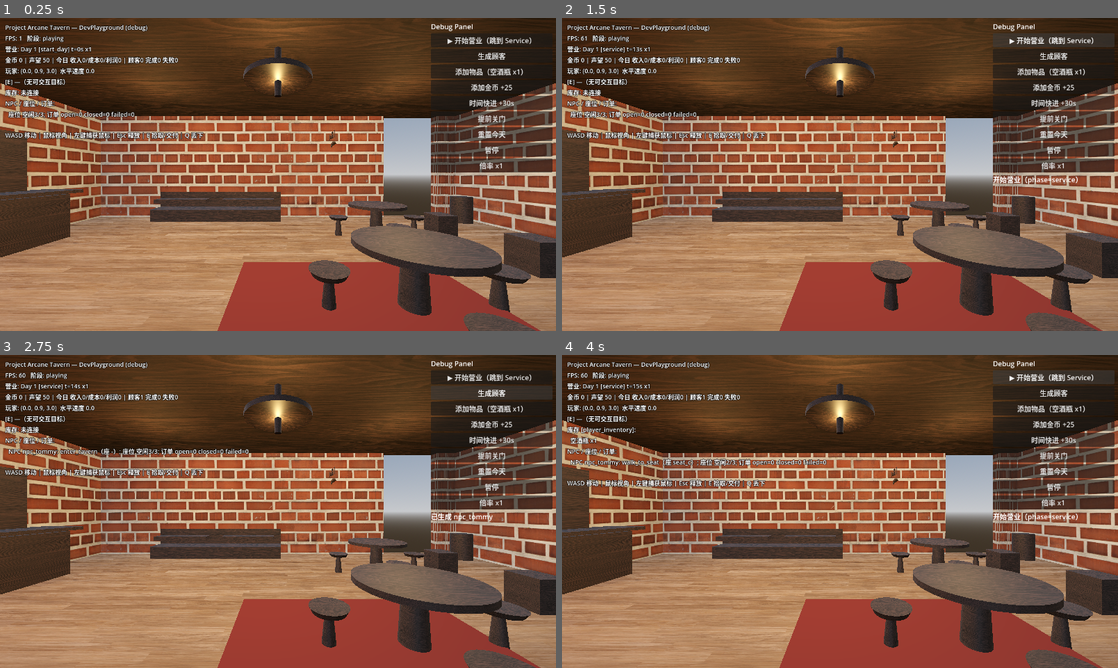
Above: before the commit, frames 1-4 (two rows, left to right).
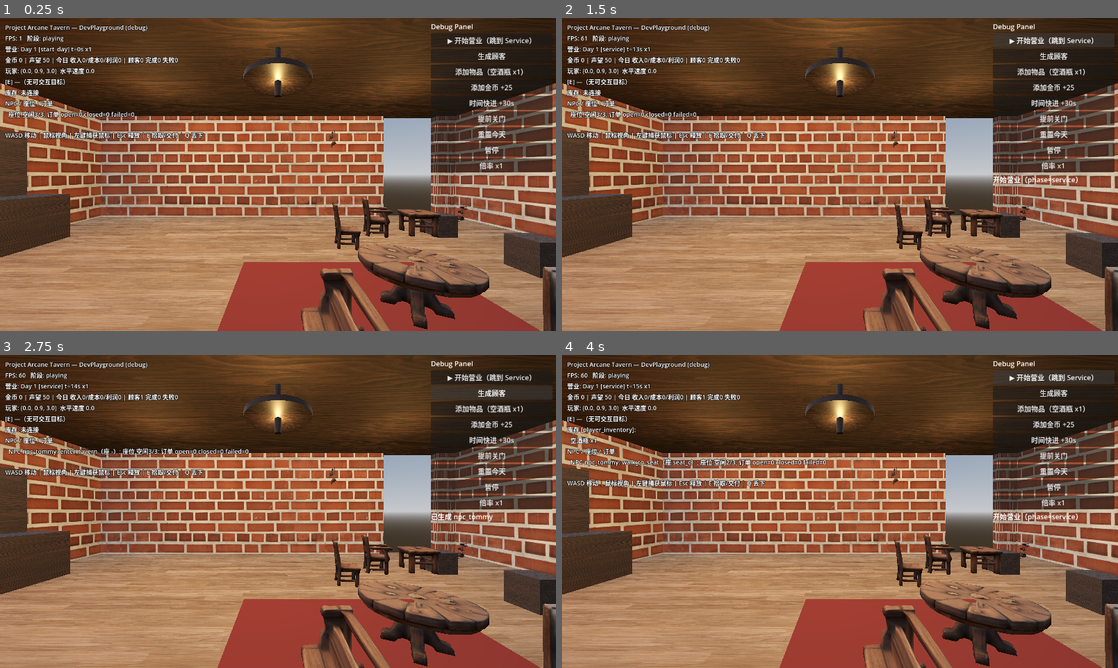
Above: after the commit, the same moments.

Repository: wangyuhao0831-max/-
Game: Godot game, scene res://game/scenes/tavern/tavern.tscn
The game is run twice, just before and just after one commit, with the same random seed, the same clock (stepped at 60 frames per second) and the same inputs.
Inputs:
- Up to frame 1 (0.25 s): no input
- Up to frame 2 (1.5 s): click "▶ 开始营业（跳到 Service）" at 0.5 s; click "▶ 开始营业（跳到 Service）" at 1.25 s
- Up to frame 3 (2.75 s): click "生成顾客" at 2 s
- Up to frame 4 (4 s): click "添加物品（空酒瓶 x1）" at 2.75 s; click "▶ 开始营业（跳到 Service）" at 3.5 s

The runs differ from the first frame. In frame 1, 12% of the frame differs, in the area x 0-100%, y 54-100%; in frame 2, 12%; in frame 3, 12%; in frame 4, 12%.

Commit message:
feat(tavern-props): use provided asset pack as scene furniture — split furniture parts (scaled x4) as 2 table clusters + chairs, and barrel mesh re-oriented to stand (X-90) as real-size barrels; keep visual-only

Diff:
--- a/game/scenes/tavern/tavern.tscn
+++ b/game/scenes/tavern/tavern.tscn
@@ -353,165 +353,69 @@
 mesh = ExtResource("m_sta")
 material_override = SubResource("MatStairs")
 
-[node name="TableA_Top" type="MeshInstance3D" parent="."]
-transform = Transform3D(1, 0, 0, 0, 1, 0, 0, 0, 1, 1.6, 0.78, 0.6)
-mesh = SubResource("MeshTableTop")
-material_override = SubResource("MatCounter")
-
-[node name="TableA_Leg" type="MeshInstance3D" parent="."]
-transform = Transform3D(1, 0, 0, 0, 1, 0, 0, 0, 1, 1.6, 0.36, 0.6)
-mesh = SubResource("MeshTablePedestal")
-material_override = SubResource("MatCounter")
-
-[node name="StoolA1" type="MeshInstance3D" parent="."]
-transform = Transform3D(1, 0, 0, 0, 1, 0, 0, 0, 1, 0.6, 0.21, 0.6)
-mesh = SubResource("MeshStoolBase")
-material_override = SubResource("MatCounter")
-
-[node name="StoolA1Seat" type="MeshInstance3D" parent="."]
-transform = Transform3D(1, 0, 0, 0, 1, 0, 0, 0, 1, 0.6, 0.455, 0.6)
-mesh = SubResource("MeshStoolSeat")
-material_override = SubResource("MatCounter")
-
-[node name="StoolA2" type="MeshInstance3D" parent="."]
-transform = Transform3D(1, 0, 0, 0, 1, 0, 0, 0, 1, 2.6, 0.21, 0.6)
-mesh = SubResource("MeshStoolBase")
-material_override = SubResource("MatCounter")
-
-[node name="StoolA2Seat" type="MeshInstance3D" parent="."]
-transform = Transform3D(1, 0, 0, 0, 1, 0, 0, 0, 1, 2.6, 0.455, 0.6)
-mesh = SubResource("MeshStoolSeat")
-material_override = SubResource("MatCounter")
-
-[node name="StoolA3" type="MeshInstance3D" parent="."]
-transform = Transform3D(1, 0, 0, 0, 1, 0, 0, 0, 1, 1.6, 0.21, 1.6)
-mesh = SubResource("MeshStoolBase")
-material_override = SubResource("MatCounter")
-
-[node name="StoolA3Seat" type="MeshInstance3D" parent="."]
-transform = Transform3D(1, 0, 0, 0, 1, 0, 0, 0, 1, 1.6, 0.455, 1.6)
-mesh = SubResource("MeshStoolSeat")
-material_override = SubResource("MatCounter")
-
-[node name="TableB_Top" type="MeshInstance3D" parent="."]
-transform = Transform3D(1, 0, 0, 0, 1, 0, 0, 0, 1, 2.6, 0.78, -2.4)
-mesh = SubResource("MeshTableTop")
-material_override = SubResource("MatCounter")
-
-[node name="TableB_Leg" type="MeshInstance3D" parent="."]
-transform = Transform3D(1, 0, 0, 0, 1, 0, 0, 0, 1, 2.6, 0.36, -2.4)
-mesh = SubResource("MeshTablePedestal")
-material_override = SubResource("MatCounter")
-
-[node name="StoolB1" type="MeshInstance3D" parent="."]
-transform = Transform3D(1, 0, 0, 0, 1, 0, 0, 0, 1, 1.6, 0.21, -2.4)
-mesh = SubResource("MeshStoolBase")
-material_override = SubResource("MatCounter")
-
-[node name="StoolB1Seat" type="MeshInstance3D" parent="."]
-transform = Transform3D(1, 0, 0, 0, 1, 0, 0, 0, 1, 1.6, 0.455, -2.4)
-mesh = SubResource("MeshStoolSeat")
-material_override = SubResource("MatCounter")
-
-[node name="StoolB2" type="MeshInstance3D" parent="."]
-transform = Transform3D(1, 0, 0, 0, 1, 0, 0, 0, 1, 3.6, 0.21, -2.4)
-mesh = SubResource("MeshStoolBase")
-material_override = SubResource("MatCounter")
-
-[node name="StoolB2Seat" type="MeshInstance3D" parent="."]
-transform = Transform3D(1, 0, 0, 0, 1, 0, 0, 0, 1, 3.6, 0.455, -2.4)
-mesh = SubResource("MeshStoolSeat")
-material_override = SubResource("MatCounter")
-
-[node name="StoolB3" type="MeshInstance3D" parent="."]
-transform = Transform3D(1, 0, 0, 0, 1, 0, 0, 0, 1, 2.6, 0.21, -1.4)
-mesh = SubResource("MeshStoolBase")
-material_override = SubResource("MatCounter")
-
-[node name="StoolB3Seat" type="MeshInstance3D" parent="."]
-transform = Transform3D(1, 0, 0, 0, 1, 0, 0, 0, 1, 2.6, 0.455, -1.4)
-mesh = SubResource("MeshStoolSeat")
-material_override = SubResource("MatCounter")
-
-[node name="Booth1_Back" type="MeshInstance3D" parent="."]
-transform = Transform3D(1, 0, 0, 0, 1, 0, 0, 0, 1, -3.2, 0.48, -4.55)
-mesh = SubResource("MeshBoothBack")
-material_override = SubResource("MatCounter")
-
-[node name="Booth1_Seat" type="MeshInstance3D" parent="."]
-transform = Transform3D(1, 0, 0, 0, 1, 0, 0, 0, 1, -3.2, 0.21, -4.15)
-mesh = SubResource("MeshBoothSeat")
-material_override = SubResource("MatCounter")
-
-[node name="Booth1_Table" type="MeshInstance3D" parent="."]
-transform = Transform3D(1, 0, 0, 0, 1, 0, 0, 0, 1, -3.2, 0.72, -3.85)
-mesh = SubResource("MeshBenchSeat")
-material_override = SubResource("MatCounter")
-
-[node name="Booth2_Back" type="MeshInstance3D" parent="."]
-transform = Transform3D(1, 0, 0, 0, 1, 0, 0, 0, 1, -1.0, 0.48, -4.55)
-mesh = SubResource("MeshBoothBack")
-material_override = SubResource("MatCounter")
-
-[node name="Booth2_Seat" type="MeshInstance3D" parent="."]
-transform = Transform3D(1, 0, 0, 0, 1, 0, 0, 0, 1, -1.0, 0.21, -4.15)
-mesh = SubResource("MeshBoothSeat")
-material_override = SubResource("MatCounter")
-
-[node name="Booth2_Table" type="MeshInstance3D" parent="."]
-transform = Transform3D(1, 0, 0, 0, 1, 0, 0, 0, 1, -1.0, 0.72, -3.85)
-mesh = SubResource("MeshBenchSeat")
-material_override = SubResource("MatCounter")
-
-[node name="Barrel1_Body" type="MeshInstance3D" parent="."]
-transform = Transform3D(1, 0, 0, 0, 1, 0, 0, 0, 1, -6.1, 0.425, -2.3)
-mesh = SubResource("MeshBarrelBody")
-material_override = SubResource("MatCounter")
-
-[node name="Barrel1_Band" type="MeshInstance3D" parent="."]
-transform = Transform3D(1, 0, 0, 0, 1, 0, 0, 0, 1, -6.1, 0.72, -2.3)
-mesh = SubResource("MeshBarrelBand")
-material_override = SubResource("MatCeiling")
-
-[node name="Barrel2_Body" type="MeshInstance3D" parent="."]
-transform = Transform3D(1, 0, 0, 0, 1, 0, 0, 0, 1, -6.1, 0.425, 2.3)
-mesh = SubResource("MeshBarrelBody")
-material_override = SubResource("MatCounter")
-
-[node name="Barrel2_Band" type="MeshInstance3D" parent="."]
-transform = Transform3D(1, 0, 0, 0, 1, 0, 0, 0, 1, -6.1, 0.72, 2.3)
-mesh = SubResource("MeshBarrelBand")
-material_override = SubResource("MatCeiling")
-
-[node name="Barrel3_Body" type="MeshInstance3D" parent="."]
-transform = Transform3D(1, 0, 0, 0, 1, 0, 0, 0, 1, 6.2, 0.425, -3.9)
-mesh = SubResource("MeshBarrelBody")
-material_override = SubResource("MatCounter")
-
-[node name="Barrel4_Body" type="MeshInstance3D" parent="."]
-transform = Transform3D(1, 0, 0, 0, 1, 0, 0, 0, 1, 6.2, 0.425, 3.9)
-mesh = SubResource("MeshBarrelBody")
-material_override = SubResource("MatCounter")
-
-[node name="CounterTop" type="MeshInstance3D" parent="."]
-transform = Transform3D(1, 0, 0, 0, 1, 0, 0, 0, 1, -5.8, 1.16, 0)
-mesh = SubResource("MeshCounterTop")
-material_override = SubResource("MatCounter")
-
-[node name="Bench_Seat" type="MeshInstance3D" parent="."]
-transform = Transform3D(1, 0, 0, 0, 1, 0, 0, 0, 1, 1.0, 0.32, 3.2)
-mesh = SubResource("MeshBenchSeat")
-material_override = SubResource("MatCounter")
-
-[node name="Bench_Leg1" type="MeshInstance3D" parent="."]
-transform = Transform3D(1, 0, 0, 0, 1, 0, 0, 0, 1, 0.35, 0.2, 3.2)
-mesh = SubResource("MeshBenchLeg")
-material_override = SubResource("MatCounter")
-
-[node name="Bench_Leg2" type="MeshInstance3D" parent="."]
-transform = Transform3D(1, 0, 0, 0, 1, 0, 0, 0, 1, 1.65, 0.2, 3.2)
-mesh = SubResource("MeshBenchLeg")
-material_override = SubResource("MatCounter")
+[node name="Table1" type="MeshInstance3D" parent="."]
+transform = Transform3D(1, 0, 0, 0, 1, 0, 0, 0, 1, 1.6, 0, 0.6)
+scale = Vector3(4, 4, 4)
+mesh = ExtResource("m_p01")
+material_override = SubResource("MatFurniture")
+
+[node name="Chair1A" type="MeshInstance3D" parent="."]
+transform = Transform3D(1, 0, 0, 0, 1, 0, 0, 0, 1, 0.45, 0, 1.55)
+scale = Vector3(4, 4, 4)
+mesh = ExtResource("m_p00")
+material_override = SubResource("MatFurniture")
+
+[node name="Chair1B" type="MeshInstance3D" parent="."]
+transform = Transform3D(1, 0, 0, 0, 1, 0, 0, 0, 1, 2.75, 0, 1.55)
+scale = Vector3(4, 4, 4)
+mesh = ExtResource("m_p02")
+material_override = SubResource("MatFurniture")
+
+[node name="Table2" type="MeshInstance3D" parent="."]
+transform = Transform3D(1, 0, 0, 0, 1, 0, 0, 0, 1, 2.6, 0, -2.4)
+scale = Vector3(4, 4, 4)
+mesh = ExtResource("m_p03")
+material_override = SubResource("MatFurniture")
+
+[node name="Chair2A" type="MeshInstance3D" parent="."]
+transform = Transform3D(1, 0, 0, 0, 1, 0, 0, 0, 1, 1.5, 0, -1.5)
+scale = Vector3(4, 4, 4)
+mesh = ExtResource("m_p04")
+material_override = SubResource("MatFurniture")
+
+[node name="Chair2B" type="MeshInstance3D" parent="."]
+transform = Transform3D(1, 0, 0, 0, 1, 0, 0, 0, 1, 3.7, 0, -2.4)
+scale = Vector3(4, 4, 4)
+mesh = ExtResource("m_p05")
+material_override = SubResource("MatFurniture")
+
+[node name="Barrel1" type="MeshInstance3D" parent="."]
+transform = Transform3D(1, 0, 0, 0, 1, 0, 0, 0, 1, -6.2, 0, -2.3)
+rotation_degrees = Vector3(-90, 0, 0)
+scale = Vector3(1.05, 1.05, 1.05)
+mesh = ExtResource("m_bar")
+material_override = SubResource("MatBarrel")
+
+[node name="Barrel2" type="MeshInstance3D" parent="."]
+transform = Transform3D(1, 0, 0, 0, 1, 0, 0, 0, 1, -6.2, 0, 2.3)
+rotation_degrees = Vector3(-90, 0, 0)
+scale = Vector3(1.05, 1.05, 1.05)
+mesh = ExtResource("m_bar")
+material_override = SubResource("MatBarrel")
+
+[node name="Barrel3" type="MeshInstance3D" parent="."]
+transform = Transform3D(1, 0, 0, 0, 1, 0, 0, 0, 1, 6.2, 0, -3.9)
+rotation_degrees = Vector3(-90, 0, 0)
+scale = Vector3(1.05, 1.05, 1.05)
+mesh = ExtResource("m_bar")
+material_override = SubResource("MatBarrel")
+
+[node name="Barrel4" type="MeshInstance3D" parent="."]
+transform = Transform3D(1, 0, 0, 0, 1, 0, 0, 0, 1, 6.2, 0, 3.9)
+rotation_degrees = Vector3(-90, 0, 0)
+scale = Vector3(1.05, 1.05, 1.05)
+mesh = ExtResource("m_bar")
+material_override = SubResource("MatBarrel")
 [node name="Banner" type="MeshInstance3D" parent="."]
 transform = Transform3D(1, 0, 0, 0, 1, 0, 0, 0, 1, -3, 2.6, -4.7)
 scale = Vector3(1.2, 1.2, 1.2)
